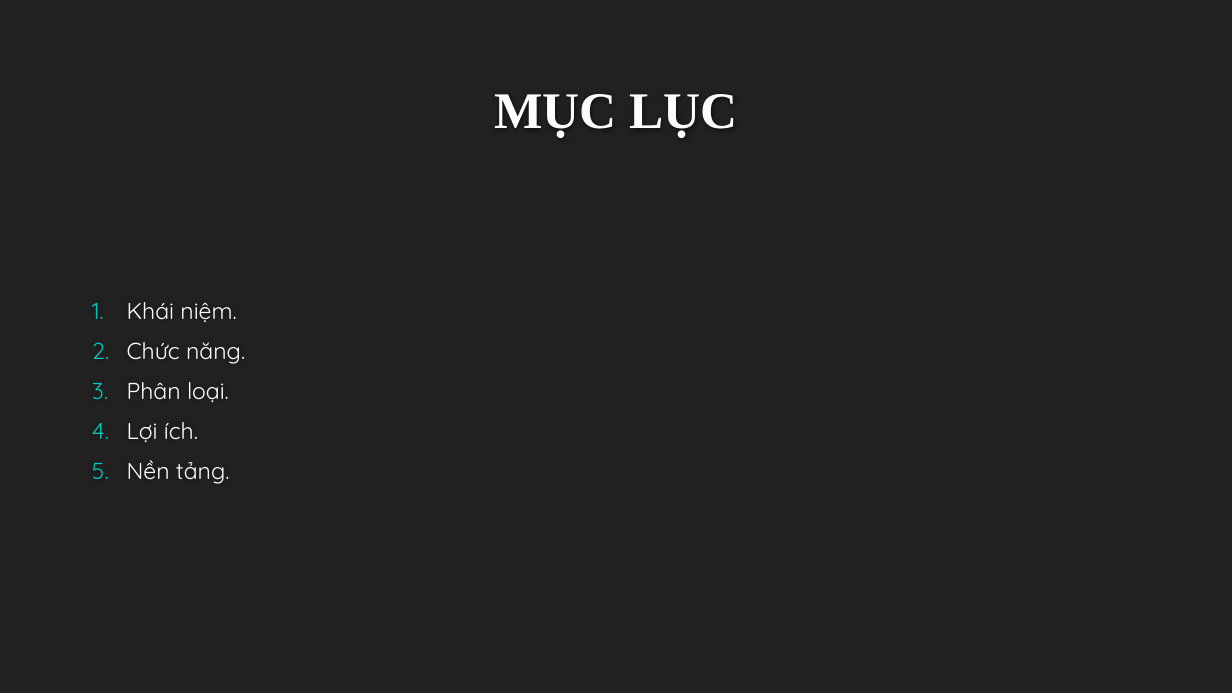
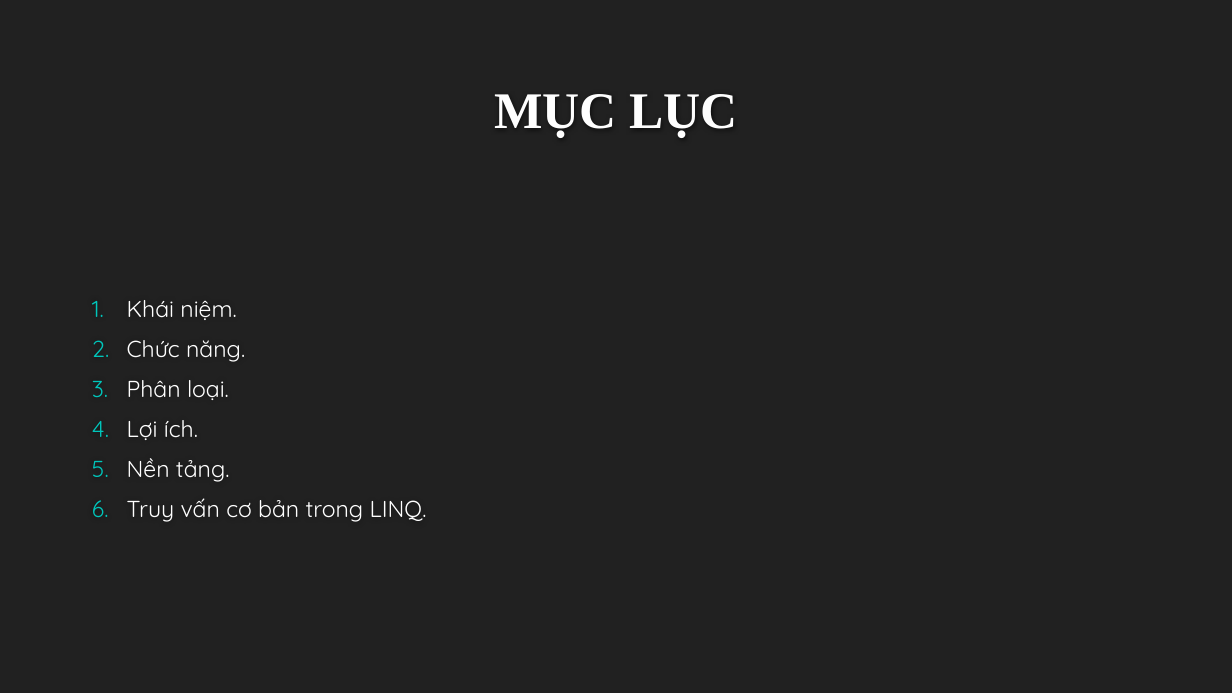
Before and after one commit to dotrunghieu0903/CongNgheNet, a slide deck: slide 2 of LINQ-NEW.pptx. Drawn at 1232x693 pixels with LibreOffice and Linux fonts; fonts in the diff are those of the drawing; background and template pictures are left out. Boxes give left, top, right and bottom in pixels: in the first picture for what was removed or moved away, otherwise in the second. Text is boxed around its words. In the diff, an @@ line names an element or a change of style, - is before the commit and + after.

```diff
--- a/LINQ-NEW.pptx
+++ b/LINQ-NEW.pptx
@@ text at bbox=[127, 498, 427, 522]: paragraph added @@
+6. Truy vấn cơ bản trong LINQ.
```
Also in this commit, not shown: 5 slides added.
